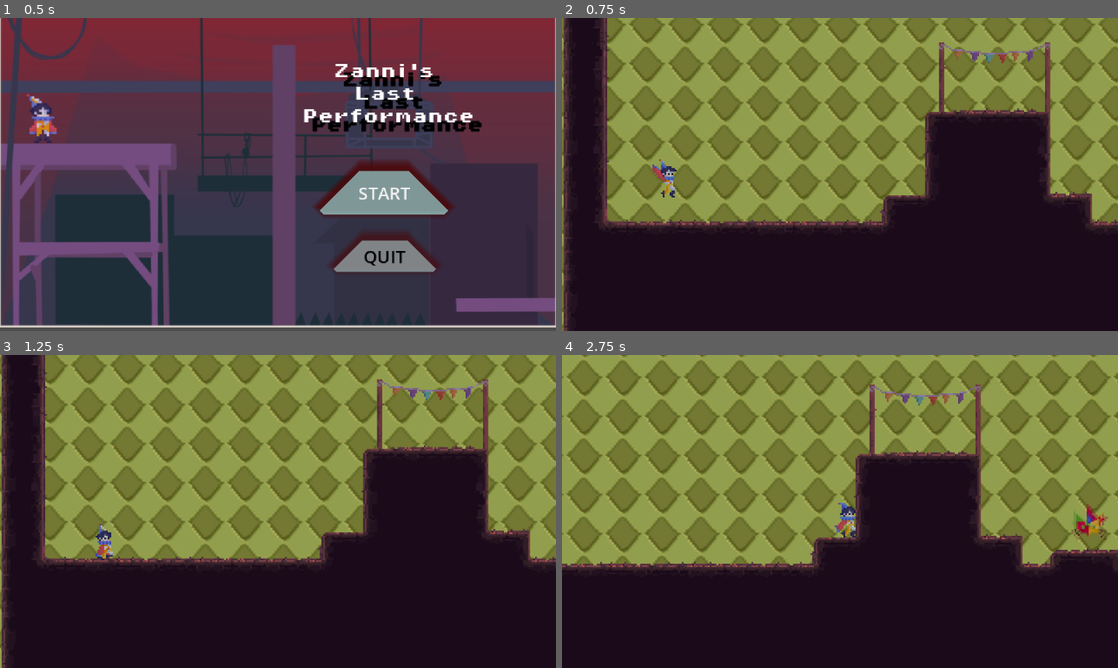
Above: before the commit, frames 1-4 (two rows, left to right).
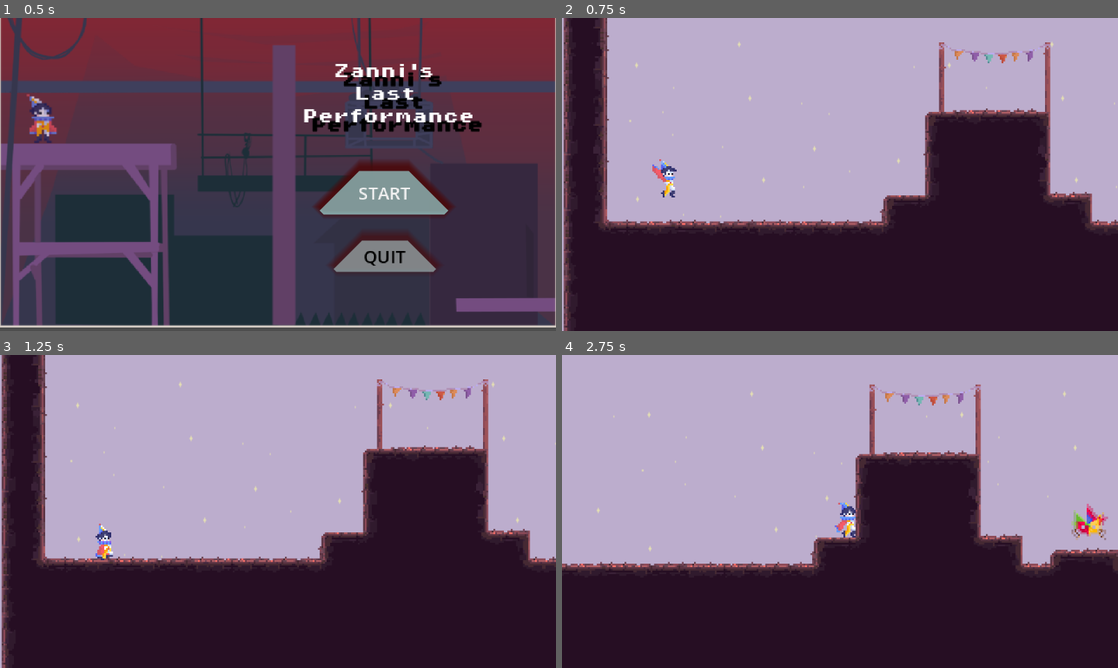
Above: after the commit, the same moments.

Repository: MicroFrogStudios/GGJ2026
Game: Godot game, scene res://scenes/empty_scene.tscn
Two runs of this game, one before a commit and one after it. Both use one fixed random seed, a clock stepped at 60 frames per second and the inputs below.
Inputs:
- Up to frame 1 (0.5 s): no input
- Up to frame 2 (0.75 s): click "START" at 0.5 s
- Up to frame 3 (1.25 s): no input
- Up to frame 4 (2.75 s): hold 1 (gotomask1) 1.28-2.03 s; hold D (move_right) from 1.28 s (still down); tap Space (jump) at 1.52, 2.27 s; tap 2 (gotomask2) at 2.1 s

Frame 1 is identical in both runs. In frame 2, 54% of the frame differs, in the area x 0-100%, y 0-100%; in frame 3, 54%; in frame 4, 59%, in the area x 0-100%, y 0-69%.

Commit message:
Add background

Diff:
--- a/scenes/levels/LevelBoilerplate.tscn
+++ b/scenes/levels/LevelBoilerplate.tscn
@@ -7,20 +7,20 @@
 [ext_resource type="PackedScene" uid="uid://4aghjpy7mbvk" path="res://scenes/game_ui.tscn" id="4_oscf3"]
 [ext_resource type="PackedScene" uid="uid://bblb7m455o2uf" path="res://scenes/prefabs/character_mask.tscn" id="5_fle77"]
 [ext_resource type="PackedScene" uid="uid://dm6qoe57l87ub" path="res://scenes/prefabs/player.tscn" id="5_oscf3"]
+[ext_resource type="Texture2D" uid="uid://ds1qav1ujcvw5" path="res://assets/sprites/stars.png" id="6_8g1bm"]
 [ext_resource type="PackedScene" uid="uid://v0bxw5r7bav0" path="res://scenes/prefabs/CameraFollow.tscn" id="6_fle77"]
 [ext_resource type="Shader" uid="uid://g2kx26x1mj7r" path="res://shaders/spotlight.gdshader" id="8_5a7mx"]
 [ext_resource type="Shader" uid="uid://bjwbh1c5jyjcy" path="res://shaders/shockwave.gdshader" id="9_nyalh"]
 [ext_resource type="TileSet" uid="uid://d2courmo8ldu5" path="res://resources/tilesets/CarlosTileset.tres" id="10_nyalh"]
 [ext_resource type="Script" uid="uid://cc4bjxe2aebir" path="res://scripts/ripple_layer.gd" id="11_oscf3"]
-[ext_resource type="Texture2D" uid="uid://c8y6eybm104ks" path="res://assets/sprites/rhombus1.png" id="13_8g1bm"]
 [ext_resource type="Shader" uid="uid://fv4s56mmwbu0" path="res://shaders/background.gdshader" id="14_blw4j"]
 
 [sub_resource type="ShaderMaterial" id="ShaderMaterial_t3n0d"]
 shader = ExtResource("14_blw4j")
-shader_parameter/pattern = ExtResource("13_8g1bm")
-shader_parameter/size = 8.0
+shader_parameter/pattern = ExtResource("6_8g1bm")
+shader_parameter/size = 1.0
 shader_parameter/direction = Vector2(-1, -1)
-shader_parameter/speed = 0.2
+shader_parameter/speed = 0.02
 
 [sub_resource type="Animation" id="Animation_xornt"]
 length = 0.001
@@ -216,7 +216,19 @@
 following = NodePath("../PlayerCharacter")
 follow_speed = 10
 
-[node name="Background" type="ColorRect" parent="CameraFollow" unique_id=1804315535]
+[node name="CanvasLayer" type="CanvasLayer" parent="CameraFollow" unique_id=910592158]
+layer = -5
+
+[node name="ColorRect" type="ColorRect" parent="CameraFollow/CanvasLayer" unique_id=743532276]
+z_index = -100
+anchors_preset = 15
+anchor_right = 1.0
+anchor_bottom = 1.0
+grow_horizontal = 2
+grow_vertical = 2
+color = Color(0.7372549, 0.6784314, 0.8039216, 1)
+
+[node name="BackgroundStars" type="ColorRect" parent="CameraFollow" unique_id=1804315535]
 z_index = -5
 material = SubResource("ShaderMaterial_t3n0d")
 offset_left = -684.0
@@ -287,6 +299,7 @@
 metadata/_custom_type_script = "uid://cqfbx47wt6d28"
 
 [node name="CanvasModulate" type="CanvasModulate" parent="." unique_id=492747460]
+visible = false
 color = Color(0.70796657, 0.7079665, 0.7079665, 1)
 
 [connection signal="death" from="PlayerCharacter" to="CameraFollow/SpotlightLayer/DeathSpotlight" method="_on_player_character_death"]
--- a/shaders/background.gdshader
+++ b/shaders/background.gdshader
@@ -3,7 +3,7 @@
 uniform sampler2D pattern: filter_linear, repeat_enable;
 uniform float size = 6.;
 uniform vec2 direction = vec2(-1.);
-uniform float speed = 1.;
+uniform float speed = 0.1;
 
 void fragment() {
   COLOR = texture(pattern,
Binary file added: assets/sprites/stars.png
Not shown, added: assets/sprites/stars.png.import
